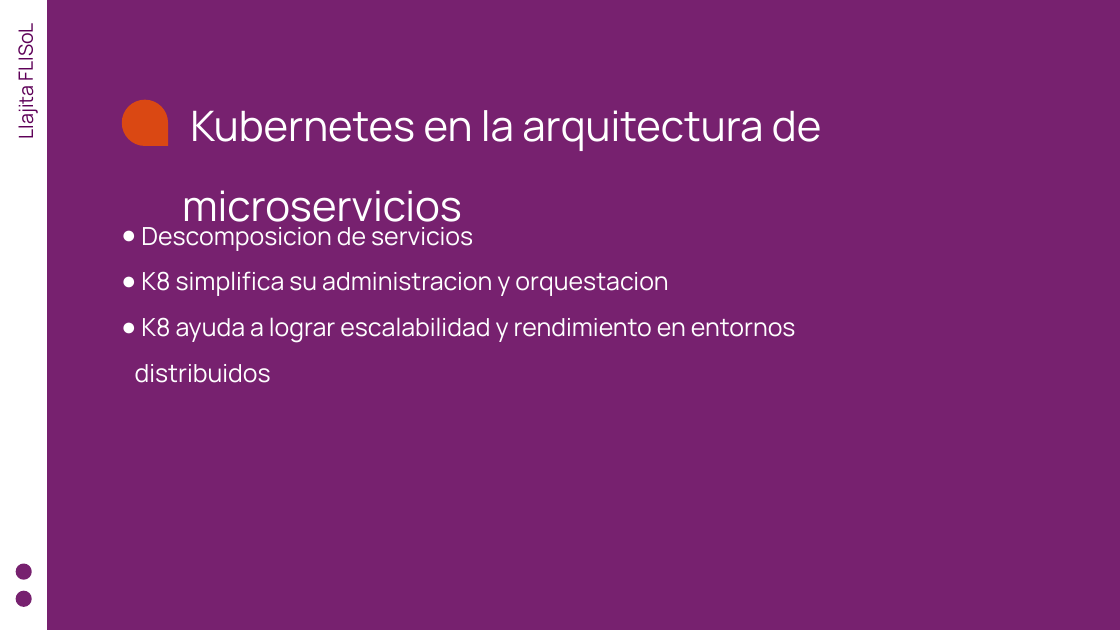
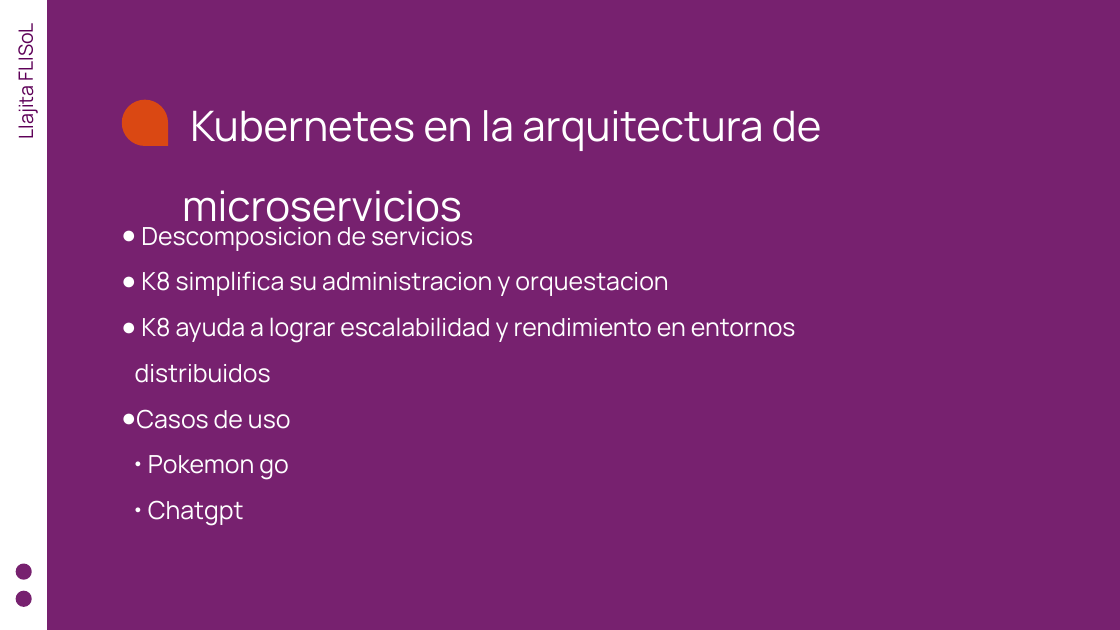
Before and after one commit to tecnocrata/k8s-workshop, a slide deck: slide 4 of Kubernetes sin miedo.odp (slide 6 before the commit). Drawn at 1120x630 pixels with LibreOffice and Linux fonts; fonts in the diff are those of the drawing. Boxes give left, top, right and bottom in pixels: in the first picture for what was removed or moved away, otherwise in the second. Text is boxed around its words. In the diff, an @@ line names an element or a change of style, - is before the commit and + after.

```diff
--- a/Kubernetes sin miedo.odp
+++ b/Kubernetes sin miedo.odp
@@ text at (x1=136, y1=409, x2=291, y2=526): paragraphs added @@
+● Casos de uso
+  ● Pokemon go
+  ● Chatgpt
```
Also in this commit, not shown: 1 slide added, 3 slides removed, 2 other files.
